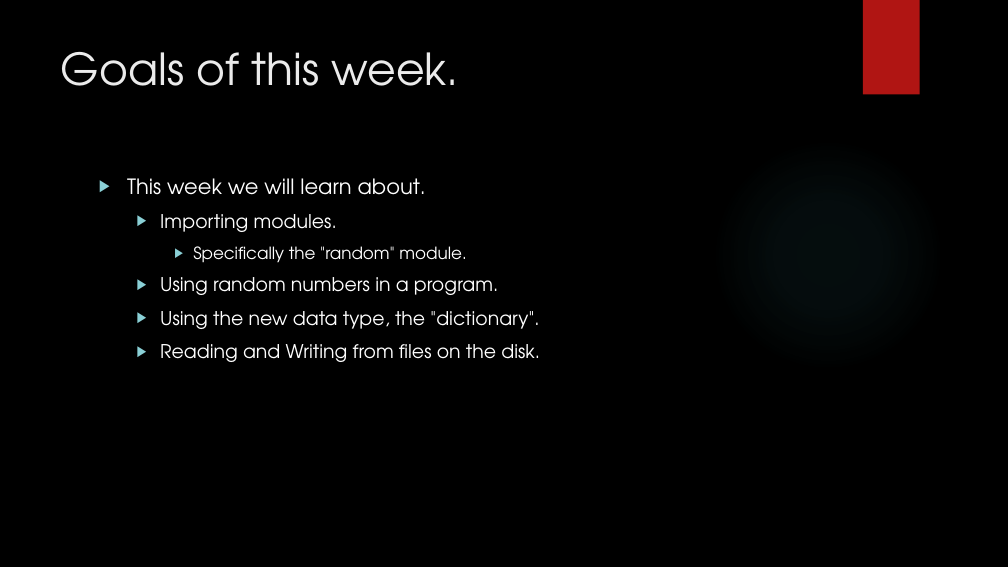
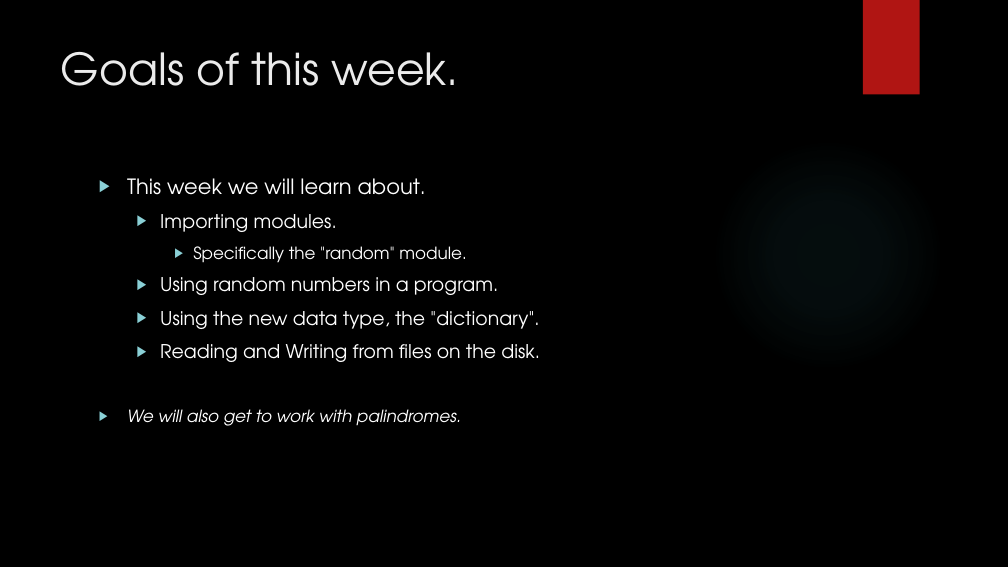
Before and after one commit to davidgroves/DGM_Tutorials, a slide deck: slide 2 of week5/week5.pptx. Drawn at 1008x567 pixels with LibreOffice and Linux fonts; fonts in the diff are those of the drawing; background and template pictures are left out. Boxes give left, top, right and bottom in pixels: in the first picture for what was removed or moved away, otherwise in the second. Text is boxed around its words. In the diff, an @@ line names an element or a change of style, - is before the commit and + after.

```diff
--- a/week5/week5.pptx
+++ b/week5/week5.pptx
@@ text at [127,409,461,426]: paragraph added @@
+▶ We will also get to work with palindromes.
```
Also in this commit, not shown: 14 other slides changed, 1 other file.
